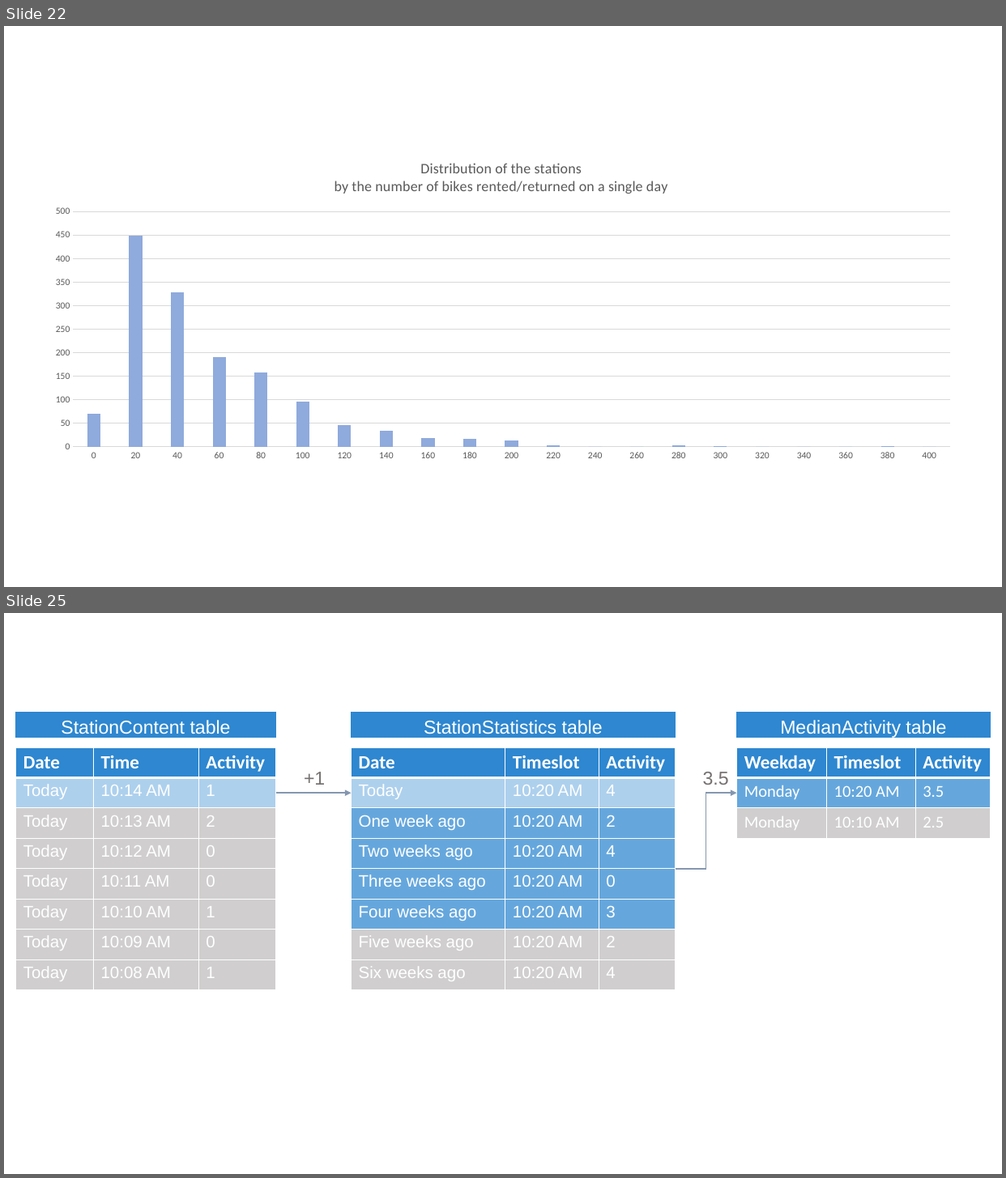
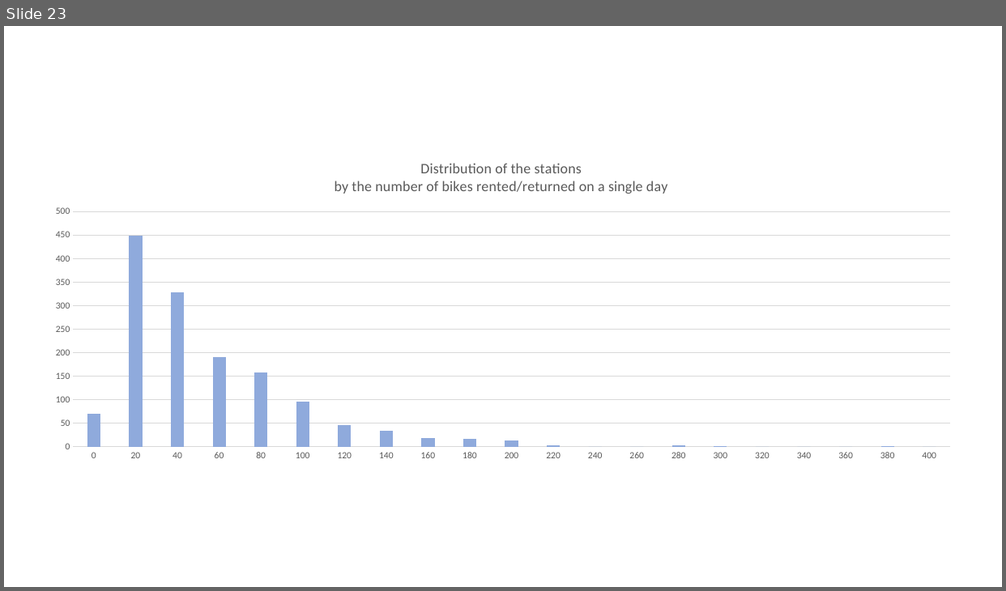
Before and after one commit to ouvreboite/velinfo, a slide deck: docs/velinfo_architecture.pptx. Shown one above the other, each under a label of ours: slides 22 and 25 before the commit, slide 23 after it; the slides between them are not shown. The pictures are 1006x1178 and 1006x591 pixels, drawn with LibreOffice and Linux fonts; fonts in the diff are those of the drawing. Boxes give left, top, right and bottom in pixels: in the first picture for what was removed or moved away, otherwise in the second. Text is boxed around its words. In the diff, an @@ line names an element or a change of style, - is before the commit and + after.

```diff
--- a/docs/velinfo_architecture.pptx
+++ b/docs/velinfo_architecture.pptx
@@ slide 25 removed at box(4, 613, 1002, 1174), background #FFFFFF @@
@@ rectangle removed at box(16, 712, 275, 737) @@
-StationContent table
@@ rectangle removed at box(351, 712, 675, 737) @@
-StationStatistics table
@@ rectangle removed at box(737, 712, 991, 737) @@
-MedianActivity table
@@ table removed at box(16, 747, 276, 990), 8 rows, 3 columns @@
-Date | Time | Activity
-Today | 10:14 AM | 1
-Today | 10:13 AM | 2
-Today | 10:12 AM | 0
-Today | 10:11 AM | 0
-Today | 10:10 AM | 1
-Today | 10:09 AM | 0
-Today | 10:08 AM | 1
@@ table removed at box(351, 747, 675, 990), 8 rows, 3 columns @@
-Date | Timeslot | Activity
-Today | 10:20 AM | 4
-One week ago | 10:20 AM | 2
-Two weeks ago | 10:20 AM | 4
-Three weeks ago | 10:20 AM | 0
-Four weeks ago | 10:20 AM | 3
-Five weeks ago | 10:20 AM | 2
-Six weeks ago | 10:20 AM | 4
@@ table removed at box(737, 747, 991, 839), 3 rows, 3 columns @@
-Weekday | Timeslot | Activity
-Monday | 10:20 AM | 3.5
-Monday | 10:10 AM | 2.5
@@ text removed at box(304, 772, 325, 785) @@
-+1
@@ text removed at box(703, 772, 729, 785) @@
-3.5
@@ arrow removed from (275, 793) to (351, 793) @@
@@ elbow arrow removed from (675, 869) to (737, 793) @@
@@ what was slide 22 is now slide 23 @@
```
Also in this commit, not shown: 5 slides added, 1 other slide removed.
